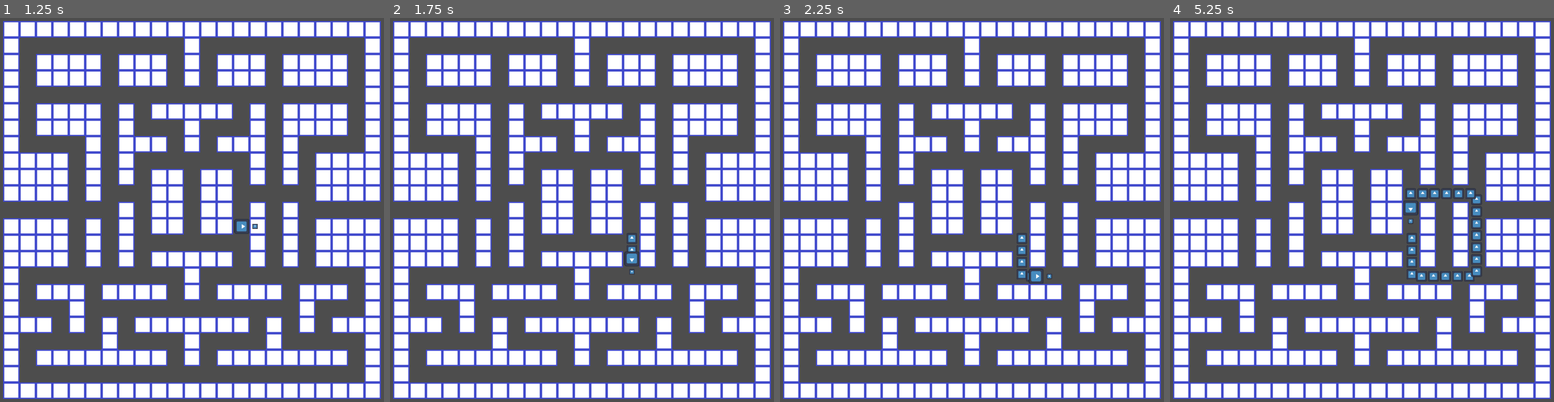
Above: before the commit, frames 1-4 (left to right).
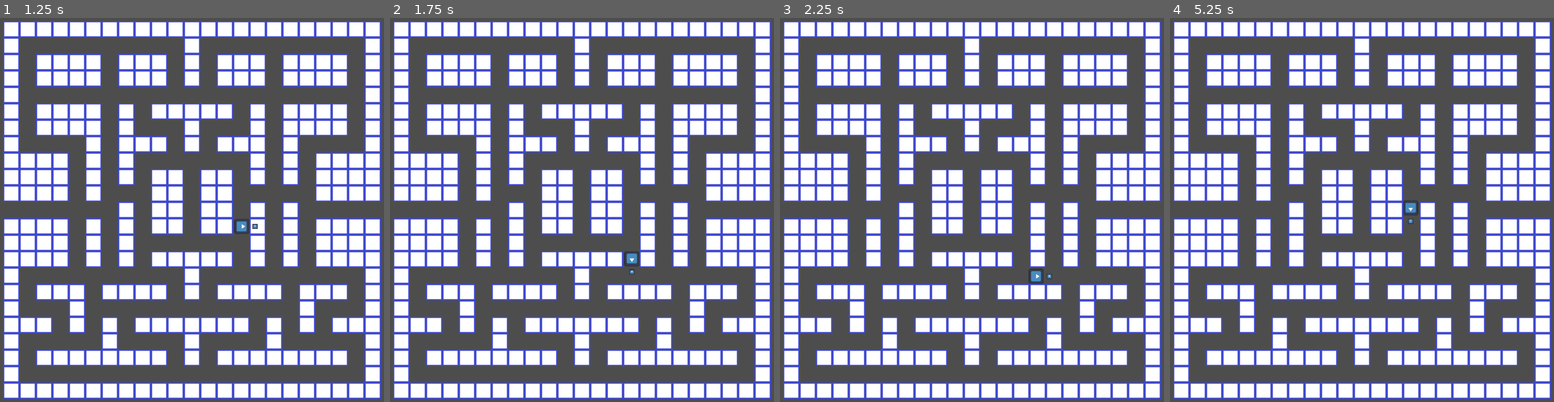
Above: after the commit, the same moments.

Repository: LKenny26/perry-the-snake-pactypus
Game: Godot game, scene res://Scenes/Main.tscn
Two runs of this game, one before a commit and one after it. Both use one fixed random seed, a clock stepped at 60 frames per second and the inputs below. The engine's default icon, where the game draws it, is replaced by a stand-in: a white triangle on a blue panel in a dark square.
Inputs:
- Up to frame 1 (1.25 s): tap Enter at 0.5 s; hold D (right) from 0.53 s (still down)
- Up to frame 2 (1.75 s): tap Space at 1.25 s; release D (right) at 1.28 s; hold S (down) from 1.28 s (still down)
- Up to frame 3 (2.25 s): release S (down) at 2.03 s; hold D (right) from 2.03 s (still down)
- Up to frame 4 (5.25 s): release D (right) at 2.78 s; hold W (up) 2.78-3.53 s; hold A (left) 3.53-5.03 s; hold S (down) from 5.03 s (still down)

Frame 1 is identical in both runs. In frame 2, less than 0.1% of the frame differs, in the area x 61-65%, y 56-61%; in frame 3, 0.2%; in frame 4, 1.1%, in the area x 61-82%, y 44-69%.

Commit message:
perry animations sort of added

Diff:
--- a/perry_the_snake_pactypus/Scenes/BodySegment.tscn
+++ b/perry_the_snake_pactypus/Scenes/BodySegment.tscn
@@ -1,10 +1,49 @@
-[gd_scene load_steps=4 format=3 uid="uid://0bpum3h5endo"]
+[gd_scene load_steps=12 format=3 uid="uid://0bpum3h5endo"]
 
-[ext_resource type="Texture2D" uid="uid://rcwf33r5sw12" path="res://Assets/icon.svg" id="1_88wge"]
 [ext_resource type="Script" path="res://Scenes/body_segment.gd" id="1_cm180"]
+[ext_resource type="Texture2D" uid="uid://botv8a0l1lyua" path="res://animations/platy-short/image0.png" id="2_gkc2q"]
+[ext_resource type="Texture2D" uid="uid://dcjypr2iibboe" path="res://animations/platy-short/image1.png" id="3_k57ok"]
+[ext_resource type="Texture2D" uid="uid://bx87okyxp2lt" path="res://animations/platy-short/image2.png" id="4_sohdl"]
+[ext_resource type="Texture2D" uid="uid://dyprk6a5wpoxp" path="res://animations/platy-short/image3.png" id="5_x7frt"]
+[ext_resource type="Texture2D" uid="uid://epj0cyharcwv" path="res://animations/platy-short/image4.png" id="6_k8yth"]
+[ext_resource type="Texture2D" uid="uid://cspaoclhje22t" path="res://animations/platy-short/image5.png" id="7_eqcbq"]
+[ext_resource type="Texture2D" uid="uid://dqbbeqts6psqm" path="res://animations/platy-short/image6.png" id="8_f044e"]
+[ext_resource type="Texture2D" uid="uid://bog4qb7pgkkvk" path="res://animations/platy-short/image7.png" id="9_p5sk4"]
 
 [sub_resource type="RectangleShape2D" id="RectangleShape2D_5feim"]
 size = Vector2(24, 24)
+
+[sub_resource type="SpriteFrames" id="SpriteFrames_vq25p"]
+animations = [{
+"frames": [{
+"duration": 1.0,
+"texture": ExtResource("2_gkc2q")
+}, {
+"duration": 1.0,
+"texture": ExtResource("3_k57ok")
+}, {
+"duration": 1.0,
+"texture": ExtResource("4_sohdl")
+}, {
+"duration": 1.0,
+"texture": ExtResource("5_x7frt")
+}, {
+"duration": 1.0,
+"texture": ExtResource("6_k8yth")
+}, {
+"duration": 1.0,
+"texture": ExtResource("7_eqcbq")
+}, {
+"duration": 1.0,
+"texture": ExtResource("8_f044e")
+}, {
+"duration": 1.0,
+"texture": ExtResource("9_p5sk4")
+}],
+"loop": true,
+"name": &"platypus",
+"speed": 5.0
+}]
 
 [node name="BodySegment" type="Area2D"]
 collision_layer = 4
@@ -12,9 +51,13 @@
 
 [node name="Sprite2D" type="Sprite2D" parent="."]
 scale = Vector2(0.2, 0.2)
-texture = ExtResource("1_88wge")
 
 [node name="CollisionShape2D" type="CollisionShape2D" parent="."]
 shape = SubResource("RectangleShape2D_5feim")
 
+[node name="AnimatedSprite2D" type="AnimatedSprite2D" parent="."]
+scale = Vector2(0.05, 0.05)
+sprite_frames = SubResource("SpriteFrames_vq25p")
+animation = &"platypus"
+
 [connection signal="body_entered" from="." to="." method="_on_body_entered"]
--- a/perry_the_snake_pactypus/Scenes/player_head.gd
+++ b/perry_the_snake_pactypus/Scenes/player_head.gd
@@ -18,7 +18,9 @@
 @export var alive: bool = true				# whether the player is still playing/moving or has died
 
 @onready var sprite_2d: Sprite2D = $Sprite2D
+#@onready var sprite_2d: AnimatedSprite2D = $AnimatedSprite2D
 @onready var direction_pointer: Sprite2D = $DirectionPointer
+#@onready var direction_pointer: AnimatedSprite2D = $DirectionPointer
 @onready var collision_shape_2d: CollisionShape2D = $CollisionShape2D
 
 
Not shown, changed: .gitignore
